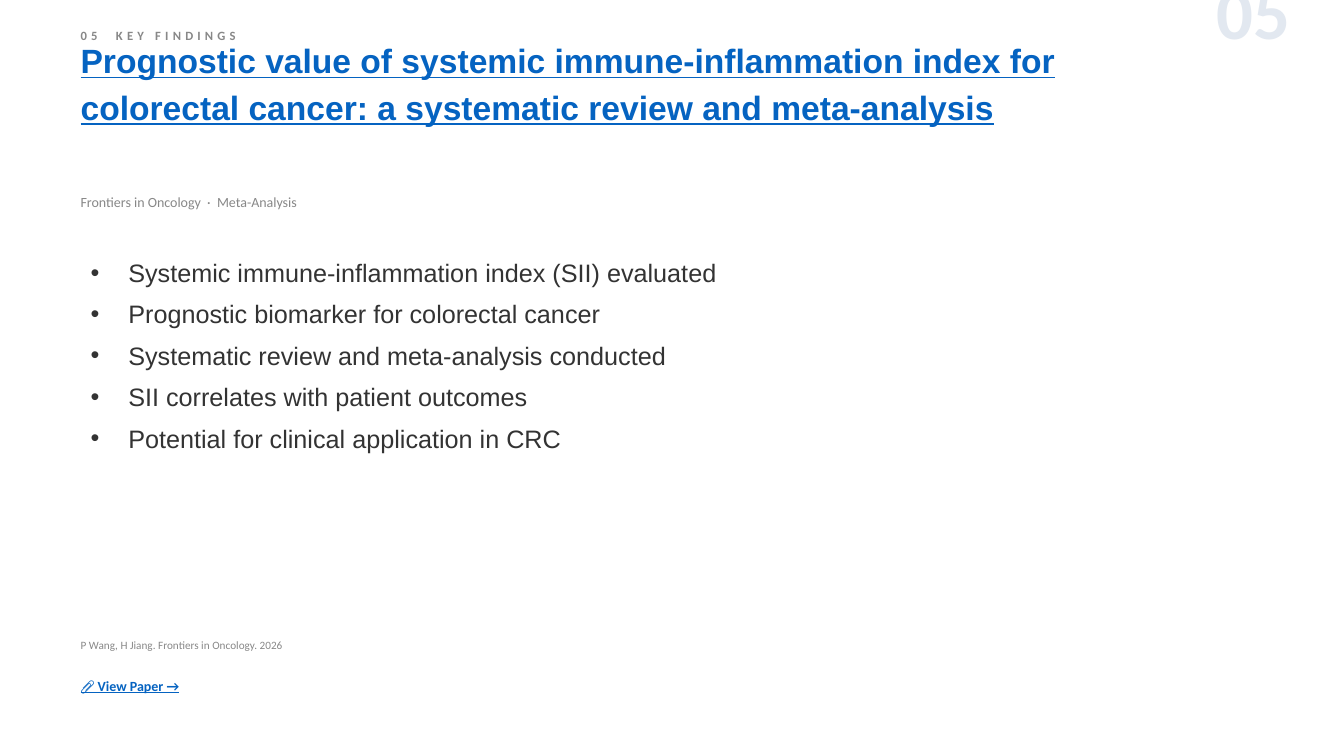
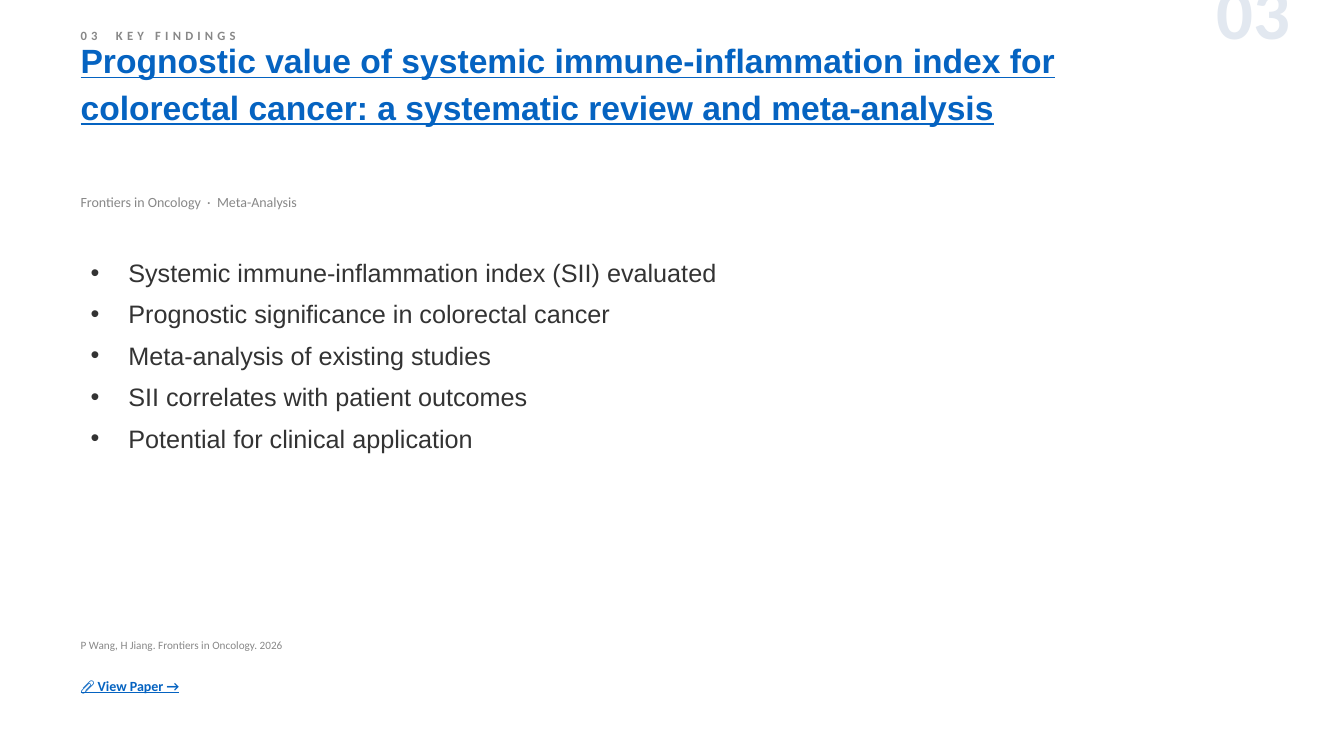
Before and after one commit to jejenhu-maker/colorectal-weekly-digest, a slide deck: slide 5 of docs/digest-en.pptx (slide 7 before the commit). Drawn at 1344x756 pixels with LibreOffice and Linux fonts; fonts in the diff are those of the drawing. Boxes give left, top, right and bottom in pixels: in the first picture for what was removed or moved away, otherwise in the second. Text is boxed around its words. In the diff, an @@ line names an element or a change of style, - is before the commit and + after.

```diff
--- a/docs/digest-en.pptx
+++ b/docs/digest-en.pptx
@@ text at <box>1008,10,1291,10</box>: text changed @@
-05
+03
@@ text at <box>128,304,610,370</box>: text changed @@
-• Prognostic biomarker for colorectal cancer
-• Systematic review and meta-analysis conducted
+• Prognostic significance in colorectal cancer
+• Meta-analysis of existing studies
@@ text at <box>128,429,472,453</box>: text changed @@
-• Potential for clinical application in CRC
+• Potential for clinical application
```
Also in this commit, not shown: 9 other slides changed, 4 slides added, 4 slides removed, 2 other files.
